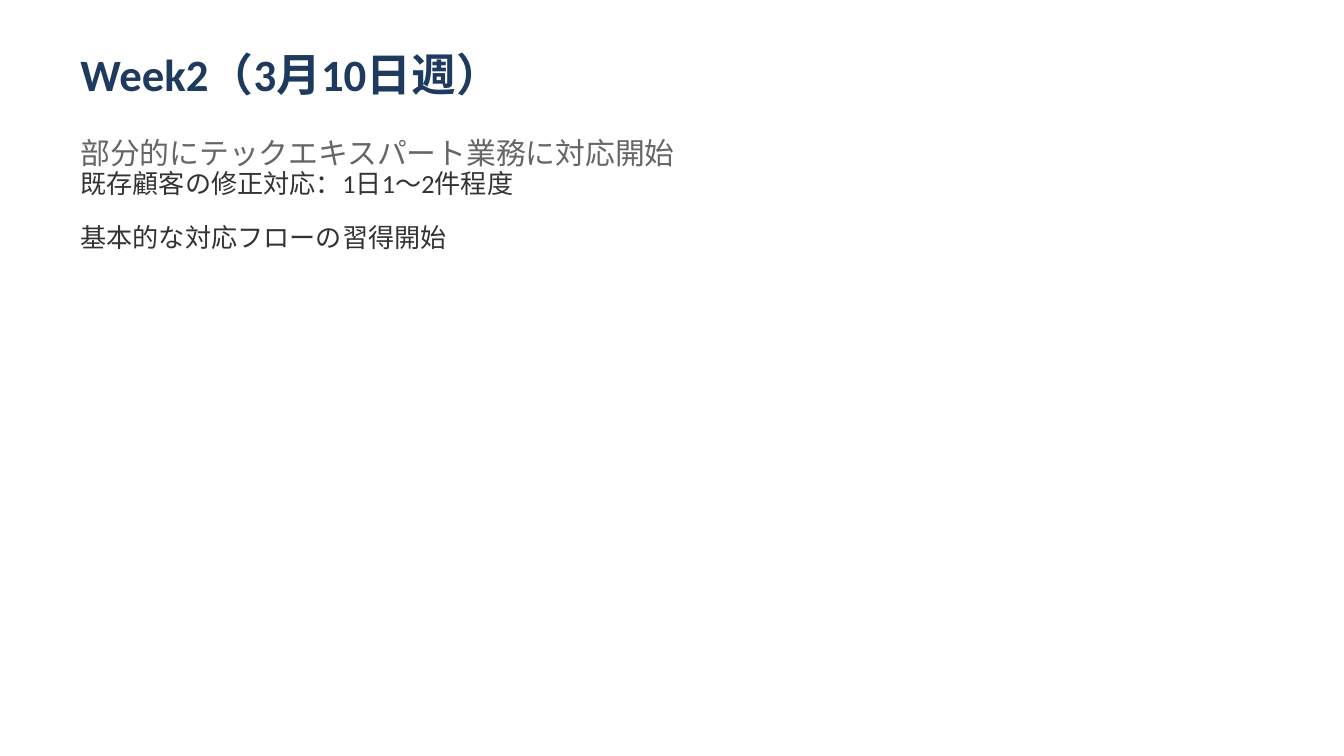
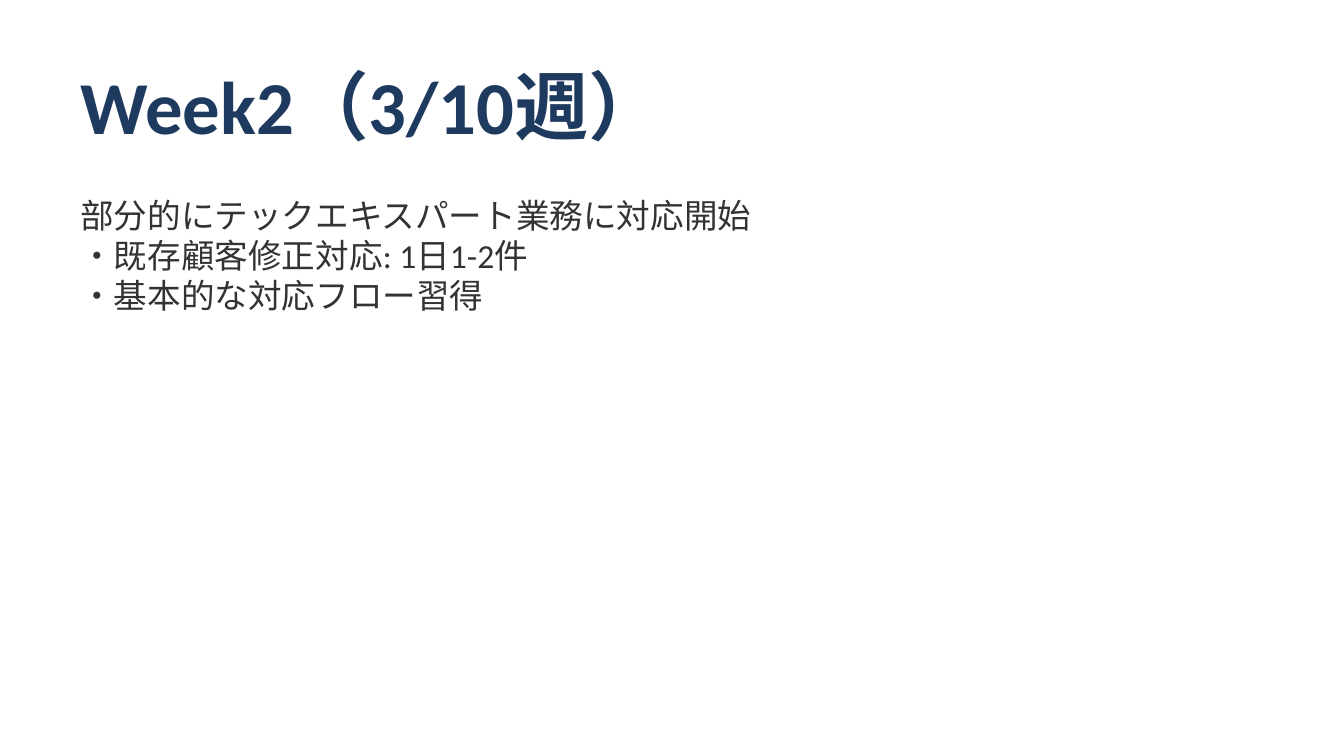
Before and after one commit to shoichitsuno-collab/MySpace_Shoichi-Tsuno, a slide deck: slide 6 of 匠技研工業プロジェクト_オンボーディング計画.pptx (slide 11 before the commit). Drawn at 1344x756 pixels with LibreOffice and Linux fonts; fonts in the diff are those of the drawing. Boxes give left, top, right and bottom in pixels: in the first picture for what was removed or moved away, otherwise in the second. Text is boxed around its words. In the diff, an @@ line names an element or a change of style, - is before the commit and + after.

```diff
--- a/匠技研工業プロジェクト_オンボーディング計画.pptx
+++ b/匠技研工業プロジェクト_オンボーディング計画.pptx
@@ text at [80, 73, 663, 142]: text changed; size 24 to 40 pt @@
-Week2（3月10日週）
+Week2（3/10週）
@@ text removed at [80, 139, 674, 167] @@
-部分的にテックエキスパート業務に対応開始
@@ text at [80, 199, 751, 311]: text changed; size 14 to 18 pt @@
-既存顧客の修正対応：1日1～2件程度
-基本的な対応フローの習得開始
+部分的にテックエキスパート業務に対応開始
+・既存顧客修正対応: 1日1-2件
+・基本的な対応フロー習得
```
Also in this commit, not shown: 8 other slides changed, 5 slides added, 13 slides removed.
